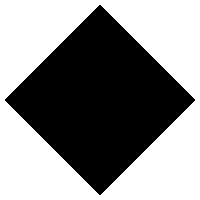
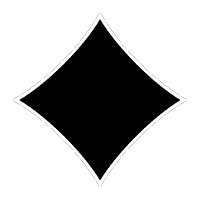
Revision of a layered 200px x 200px image; what changed, layer by layer:
painted on "Layer" over [5, 5, 195, 195]
